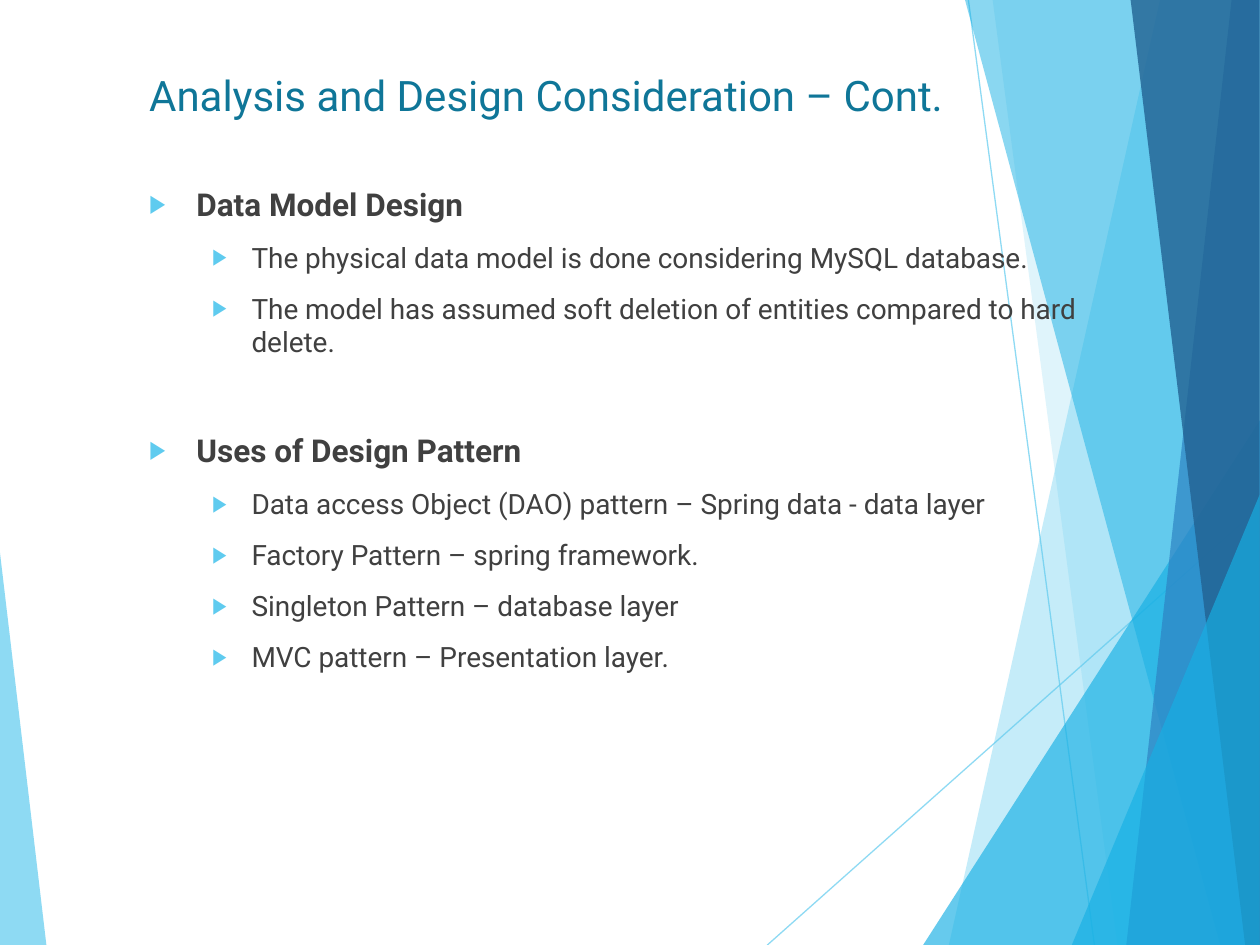
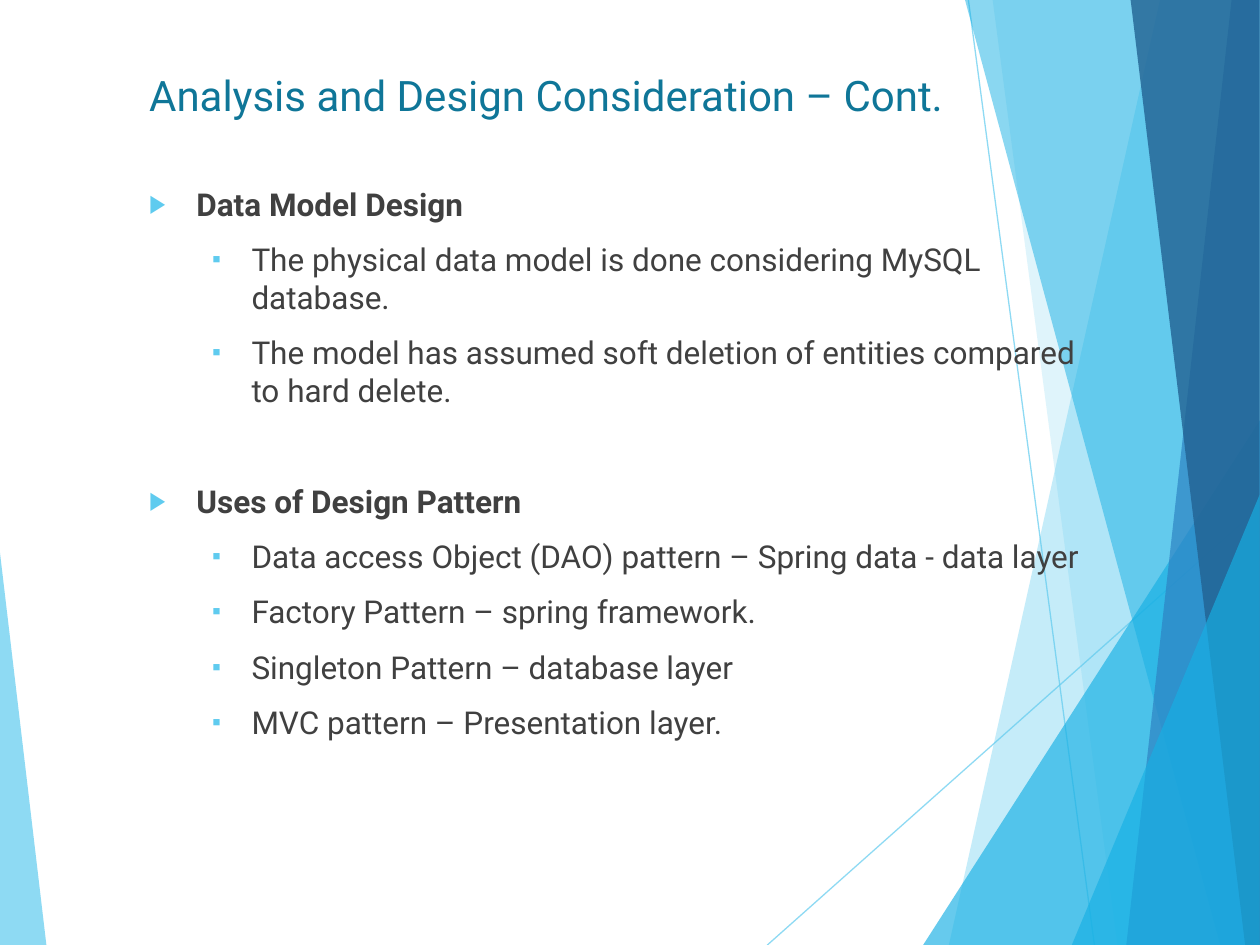
Before and after one commit to isurudewasurendra/SappuSavari, a slide deck: slide 16 of documentation/Location Based Mobile Marketing System.pptx. Drawn at 1260x945 pixels with LibreOffice and Linux fonts; fonts in the diff are those of the drawing. Boxes give left, top, right and bottom in pixels: in the first picture for what was removed or moved away, otherwise in the second. Text is boxed around its words. In the diff, an @@ line names an element or a change of style, - is before the commit and + after.

```diff
--- a/documentation/Location Based Mobile Marketing System.pptx
+++ b/documentation/Location Based Mobile Marketing System.pptx
@@ text at (252,247,1079,741): size 16 to 18 pt in "The physical data model is done considering ...", "The model has assumed soft deletion of ...", "Data access Object (DAO) pattern – Spring ...", "Factory Pattern – spring framework." and 2 more places; bullet ▶ to ▪ @@
```
Also in this commit, not shown: 7 other slides changed, 1 slide added, 1 other file.
